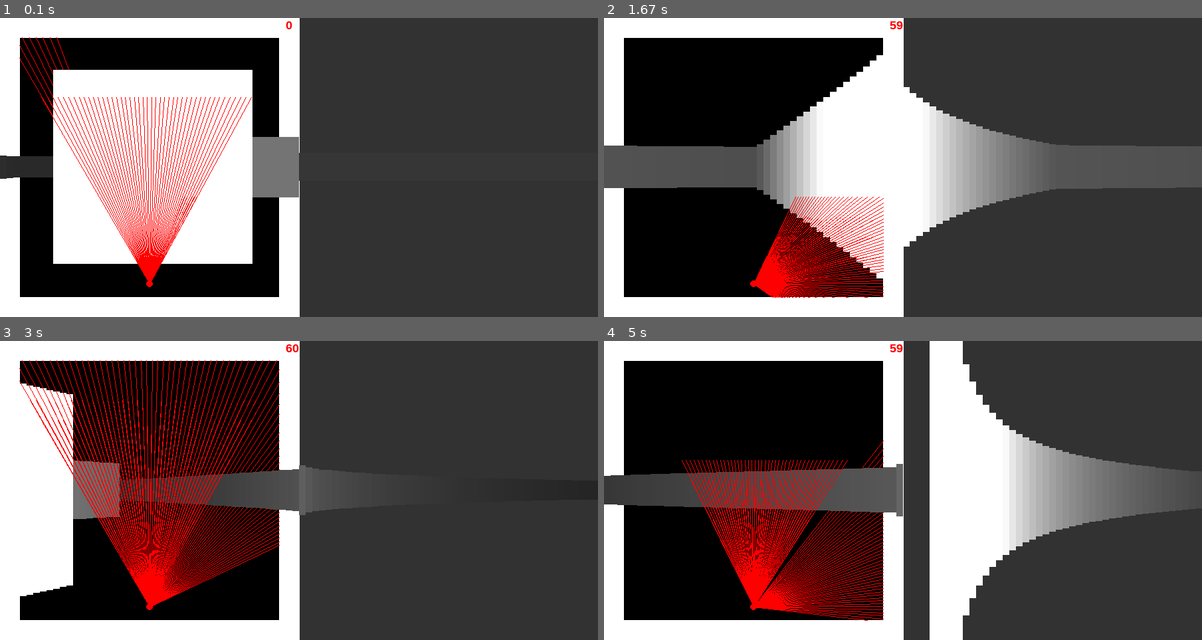
Above: before the commit, frames 1-4 (two rows, left to right).
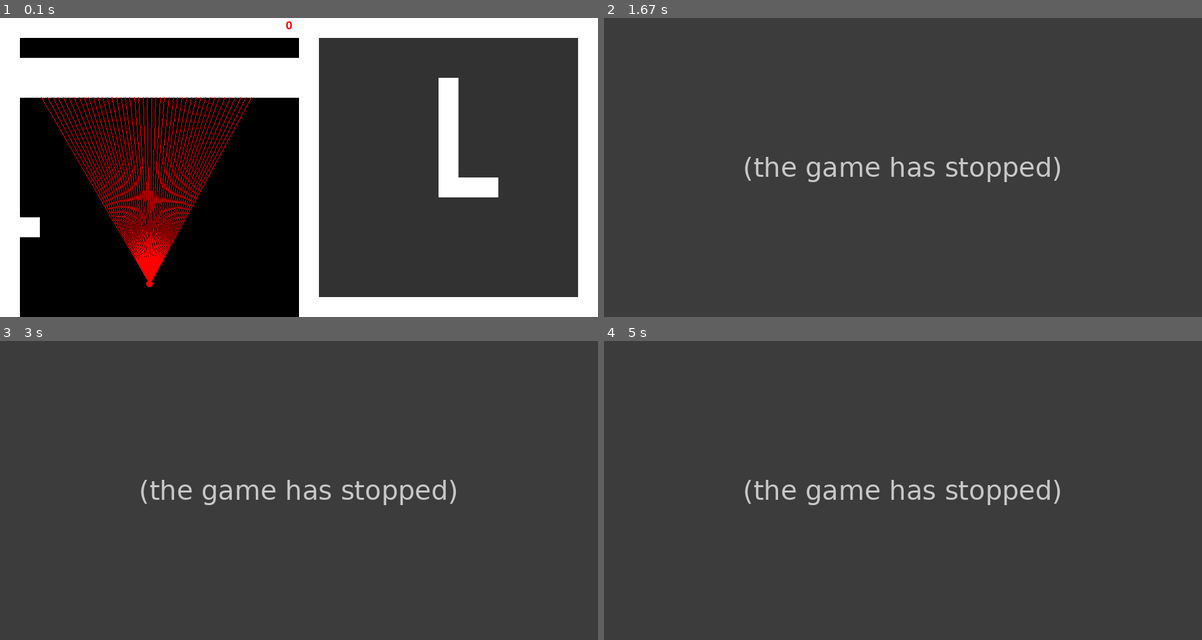
Above: after the commit, the same moments.

Repository: ArtonLong/pygame
Game: pygame game, started from raycasting_test/raycasting.py
Same seed, same stepped clock (60 frames per second), same inputs: the game is played once before the commit and once after it.
Inputs:
- Up to frame 1 (0.1 s): no input
- Up to frame 2 (1.67 s): hold Right 0.33-0.8 s; hold Up 0.83-1.3 s; hold Right from 1.33 s (still down)
- Up to frame 3 (3 s): release Right at 1.8 s; hold Left 1.83-2.37 s; hold Down 2.4-2.87 s; hold Left from 2.9 s (still down)
- Up to frame 4 (5 s): release Left at 3.37 s; hold Up 3.4-3.87 s; hold Right 3.9-4.53 s; hold Down from 4.57 s (still down)

The runs differ from the first frame. In frame 1, 40% of the frame differs, in the area x 0-100%, y 0-100%; in frame 2, 54%; in frame 3, 49%; in frame 4, 62%, in the area x 0-94%, y 0-100%.
Error after the commit: IndexError: list index out of range (map.py line 97); the game stopped at 0.83 s (later frames are placeholders)

Commit message:
height in width

Diff:
--- a/raycasting_test/map.py
+++ b/raycasting_test/map.py
@@ -44,9 +44,9 @@
             [1,0,0,0,0,0,0,(1,1,1),0,0,0,0,0,0,1],
             [1,0,0,0,0,0,0,(1,1,1),0,0,0,0,0,0,1],
             [1,0,0,0,0,0,0,(1,1,1),(1,1,1),(1,1,1),0,0,0,0,1],
-            [1,0,0,0,0,0,0,(1,1,1),0,0,0,0,0,0,1],
-            [1,0,0,0,0,0,0,(1,1,1),0,0,0,0,0,0,1],
-            [1,0,0,0,0,0,0,(1,1,1),0,0,0,0,0,0,1],
+            [1,0,0,0,0,0,0,0,0,0,0,0,0,0,1],
+            [1,0,0,0,0,0,0,0,0,0,0,0,0,0,1],
+            [1,0,0,0,0,0,0,0,0,0,0,0,0,0,1],
             [1,0,0,0,0,0,0,0,0,0,0,0,0,0,1],
             [1,0,0,0,0,0,0,0,0,0,0,0,0,0,1],
             [1,1,1,1,1,1,1,1,1,1,1,1,1,1,1],
@@ -55,20 +55,20 @@
         #y <--------, z ^^^^^^
         self.height_grid = [
             [1,1,1,1,1,1,1,1,1,1,1,1,1,1,1],
-            [1,0,0,0,0,0,0,0,0,0,0,0,0,0,1],
-            [1,0,0,0,0,0,0,0,0,0,0,0,0,0,1],
-            [1,0,0,0,0,0,0,0,0,0,0,0,0,0,1],
-            [1,0,0,0,0,0,0,0,0,0,0,0,0,0,1],
-            [1,0,0,0,0,0,0,0,0,0,0,0,0,0,1],
-            [1,0,0,0,0,0,0,0,0,0,0,0,0,0,1],
-            [1,0,0,0,0,0,0,0,0,0,0,0,0,0,1],
-            [1,0,0,0,0,0,0,0,0,0,0,0,0,0,1],
-            [1,0,0,0,0,0,0,0,0,0,0,0,0,0,1],
-            [1,0,0,0,0,0,0,0,0,0,0,0,0,0,1],
-            [1,0,0,0,0,0,0,0,0,0,0,0,0,0,1],
-            [1,0,0,0,0,0,0,0,0,0,0,0,0,0,1],
-            [1,0,0,0,0,0,0,0,0,0,0,0,0,0,1],
-            [1,1,1,1,1,1,1,1,1,1,1,1,1,1,1],
+            [1,0,0,0,0,0,0,0,0,0,0,0,0,0,0],
+            [1,0,0,0,0,0,0,0,0,0,0,0,0,0,0],
+            [1,0,0,0,0,0,0,0,0,0,0,0,0,0,0],
+            [1,0,0,0,0,0,0,0,0,0,0,0,0,0,0],
+            [1,0,0,0,0,0,0,0,0,0,0,0,0,0,0],
+            [1,0,0,0,0,0,0,0,0,0,0,0,0,0,0],
+            [1,0,0,0,0,0,0,0,0,0,0,0,0,0,0],
+            [1,0,0,0,0,0,0,0,0,0,0,0,0,0,0],
+            [1,0,0,0,0,0,0,0,0,0,0,0,0,0,0],
+            [1,0,0,0,0,0,0,0,0,0,0,0,0,0,0],
+            [1,0,0,0,0,0,0,0,0,0,0,0,0,0,0],
+            [1,0,0,0,0,0,0,0,0,0,0,0,0,0,0],
+            [1,0,0,0,0,0,0,0,0,0,0,0,0,0,0],
+            [1,0,0,0,0,0,0,0,0,0,0,0,0,0,0],
         ]
         self.save_grid = [
             [1,1,1,1,1,1,1,1,1,1,1,1,1,1,1],
@@ -108,7 +108,8 @@
     def draw_width(self, surface):
         for tc in self.width_tile_coords:
             if tc[2] == 1:
-                pygame.draw.rect(surface, (255,255,255), (self.tile_coords_to_map(tc), (TILESIZE, TILESIZE)))
+                coords = self.tile_coords_to_map(tc)
+                pygame.draw.rect(surface, (255,255,255), ((coords[0] + OFFSET, coords[1]), (TILESIZE, TILESIZE)))
 
     def create_height_slice(self, ray: Ray):
         width_tile = self.width_grid[int(ray.wall_hit_y // TILESIZE)][int(ray.wall_hit_x // TILESIZE)]
@@ -122,20 +123,20 @@
     def reset_hight_map(self):
         self.height_grid = [
             [1,1,1,1,1,1,1,1,1,1,1,1,1,1,1],
-            [1,0,0,0,0,0,0,0,0,0,0,0,0,0,1],
-            [1,0,0,0,0,0,0,0,0,0,0,0,0,0,1],
-            [1,0,0,0,0,0,0,0,0,0,0,0,0,0,1],
-            [1,0,0,0,0,0,0,0,0,0,0,0,0,0,1],
-            [1,0,0,0,0,0,0,0,0,0,0,0,0,0,1],
-            [1,0,0,0,0,0,0,0,0,0,0,0,0,0,1],
-            [1,0,0,0,0,0,0,0,0,0,0,0,0,0,1],
-            [1,0,0,0,0,0,0,0,0,0,0,0,0,0,1],
-            [1,0,0,0,0,0,0,0,0,0,0,0,0,0,1],
-            [1,0,0,0,0,0,0,0,0,0,0,0,0,0,1],
-            [1,0,0,0,0,0,0,0,0,0,0,0,0,0,1],
-            [1,0,0,0,0,0,0,0,0,0,0,0,0,0,1],
-            [1,0,0,0,0,0,0,0,0,0,0,0,0,0,1],
-            [1,1,1,1,1,1,1,1,1,1,1,1,1,1,1],
+            [1,0,0,0,0,0,0,0,0,0,0,0,0,0,0],
+            [1,0,0,0,0,0,0,0,0,0,0,0,0,0,0],
+            [1,0,0,0,0,0,0,0,0,0,0,0,0,0,0],
+            [1,0,0,0,0,0,0,0,0,0,0,0,0,0,0],
+            [1,0,0,0,0,0,0,0,0,0,0,0,0,0,0],
+            [1,0,0,0,0,0,0,0,0,0,0,0,0,0,0],
+            [1,0,0,0,0,0,0,0,0,0,0,0,0,0,0],
+            [1,0,0,0,0,0,0,0,0,0,0,0,0,0,0],
+            [1,0,0,0,0,0,0,0,0,0,0,0,0,0,0],
+            [1,0,0,0,0,0,0,0,0,0,0,0,0,0,0],
+            [1,0,0,0,0,0,0,0,0,0,0,0,0,0,0],
+            [1,0,0,0,0,0,0,0,0,0,0,0,0,0,0],
+            [1,0,0,0,0,0,0,0,0,0,0,0,0,0,0],
+            [1,0,0,0,0,0,0,0,0,0,0,0,0,0,0],
         ]
 
     def compute_width(self):
--- a/raycasting_test/ray.py
+++ b/raycasting_test/ray.py
@@ -20,6 +20,9 @@
         self.player = player
         self.map = map
         self.is_height = is_height
+        self.height_rays: list[Ray] = []
+
+        self.debug = False
 
         self.is_facing_down = self.angle > 0 and self.angle < math.pi
         self.is_facing_up = not self.is_facing_down
@@ -134,20 +137,21 @@
 class Raycaster:
     def __init__(self, player, map):
         self.width_rays: list[Ray] = []
-        self.height_rays: list[Ray] = []
         self.player = player
         self.map = map
 
     def cast_hight_rays(self):
+        height_rays = []
         ray_pitch = (self.player.pitch_angle - FOV/2)
         for i in range(NUM_RAYS):
             height_ray = Ray(ray_pitch, self.player, self.player.height_ray_point, self.map, is_height=True)
             height_ray.cast()
-            self.height_rays.append(height_ray)
+            height_rays.append(height_ray)
 
             ray_pitch += FOV / NUM_RAYS
+        return height_rays
 
-    def cast_all_rays(self):
+    def cast_all_rays(self, surface):
         self.width_rays = []
         self.height_rays = []
         ray_angle = (self.player.rotation_angle - FOV/2)
@@ -155,7 +159,10 @@
             width_ray = Ray(ray_angle, self.player, self.player.width_ray_point, self.map)
             width_ray.cast()
             self.map.create_height_slice(width_ray)
-            self.cast_hight_rays()
+            if i == NUM_RAYS//2:
+                width_ray.debug = True
+                self.map.draw_height(surface)
+            width_ray.height_rays = self.cast_hight_rays()
             self.width_rays.append(width_ray)
 
             ray_angle += FOV / NUM_RAYS
@@ -163,22 +170,14 @@
 
 
     def render(self, screen):
+        for i, width_ray in enumerate(self.width_rays):
+            for j, hight_ray in enumerate(width_ray.height_rays):
+                if width_ray.debug:
+                    hight_ray.render(screen)
 
-        for i, ray in enumerate(self.width_rays):
-            ray.render(screen)
+                line_height = (TILESIZE/width_ray.distance) * 400
 
-            line_height = (TILESIZE/ray.distance) * 400
+                draw_begin = (HEIGHT/2) - (line_height/2)
+                draw_end = line_height
 
-            draw_begin = (HEIGHT/2) - (line_height/2)
-            draw_end = line_height
-
-            pygame.draw.rect(screen, (ray.color, ray.color, ray.color), (i*RESULUTION, draw_begin, RESULUTION, draw_end))
-
-        for i, ray in enumerate(self.height_rays):
-            ray.render(screen)
-            line_height = (TILESIZE/ray.distance) * 400
-
-            draw_begin = (HEIGHT/2) - (line_height/2)
-            draw_end = line_height
-
-            pygame.draw.rect(screen, (ray.color, ray.color, ray.color), (i*RESULUTION + OFFSET, draw_begin, RESULUTION, draw_end))
+                #pygame.draw.rect(screen, (hight_ray.color, hight_ray.color, hight_ray.color), (i*RESULUTION + OFFSET, draw_begin, RESULUTION, draw_end))
--- a/raycasting_test/raycasting.py
+++ b/raycasting_test/raycasting.py
@@ -42,11 +42,11 @@
             self.DISPLAY_SURF.fill((50,50,50), ((OFFSET, 0),(WIDTH, HEIGHT)))
             pygame.draw.line(self.DISPLAY_SURF, (255,255,255), (WIDTH, 0), (WIDTH, HEIGHT), 1)
 
-            #self.map.draw_width(self.DISPLAY_SURF)
-            self.map.draw_height(self.DISPLAY_SURF)
+            self.map.draw_width(self.DISPLAY_SURF)
+            #self.map.draw_height(self.DISPLAY_SURF)
 
             self.player.update(self.DISPLAY_SURF)
-            self.ray_caster.cast_all_rays()
+            self.ray_caster.cast_all_rays(self.DISPLAY_SURF)
             self.ray_caster.render(self.DISPLAY_SURF)
 
             self.fps_counter(clock)
